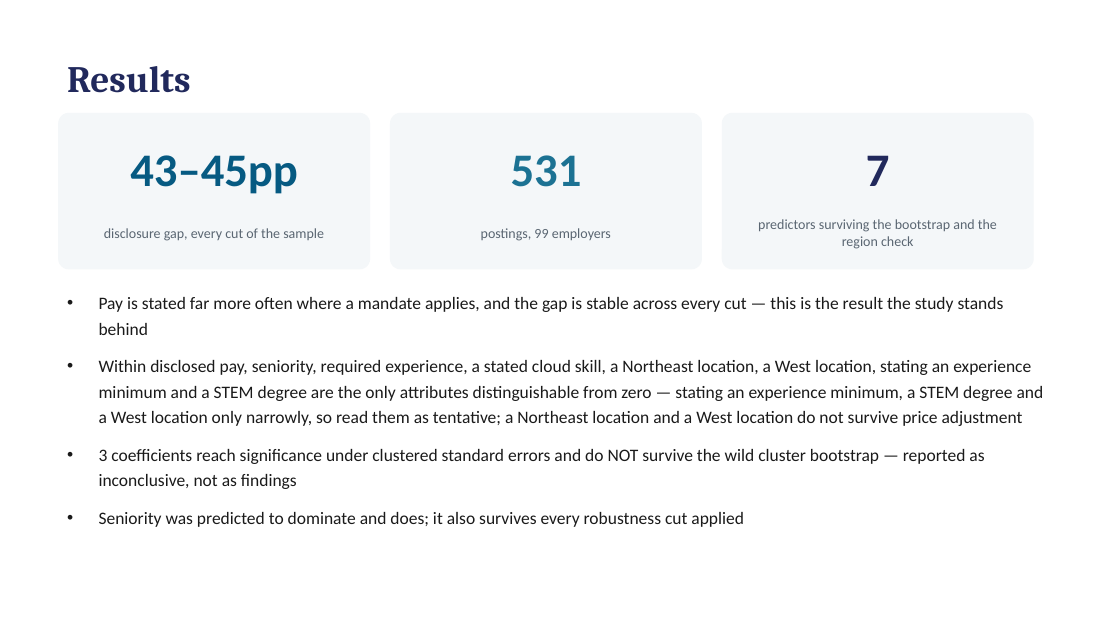
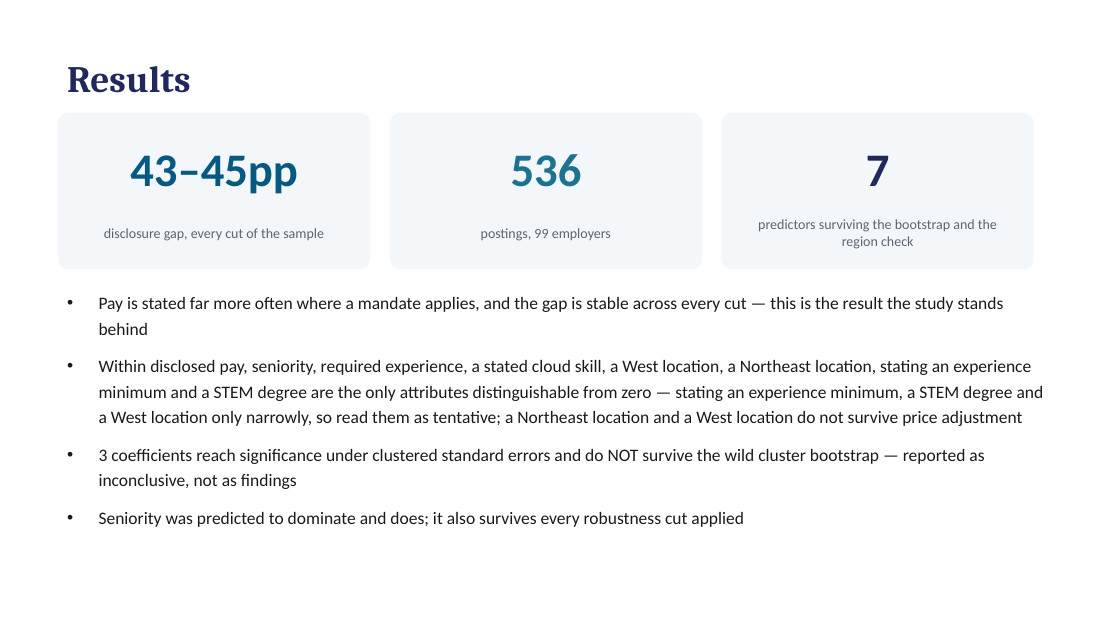
Before and after one commit to hendeal-cyber/Modern-Labor-Market-Data-Submission, a slide deck: slide 6 of paper/presentation.pptx. Drawn at 1120x630 pixels with LibreOffice and Linux fonts; fonts in the diff are those of the drawing. Boxes give left, top, right and bottom in pixels: in the first picture for what was removed or moved away, otherwise in the second. Text is boxed around its words. In the diff, an @@ line names an element or a change of style, - is before the commit and + after.

```diff
--- a/paper/presentation.pptx
+++ b/paper/presentation.pptx
@@ text at bbox=[511, 154, 582, 187]: text changed @@
-531
+536
@@ text at bbox=[99, 360, 1044, 426]: text changed @@
-• Within disclosed pay, seniority, required experience, a stated cloud skill, a Northeast location, a West location, stating an experience minimum and a STEM degree are the only attributes distinguishable from zero — stating an experience minimum, a STEM degree and a West location only narrowly, so read them as tentative; a Northeast location and a West location do not survive price adjustment
+• Within disclosed pay, seniority, required experience, a stated cloud skill, a West location, a Northeast location, stating an experience minimum and a STEM degree are the only attributes distinguishable from zero — stating an experience minimum, a STEM degree and a West location only narrowly, so read them as tentative; a Northeast location and a West location do not survive price adjustment
```
Also in this commit, not shown: 3 other slides changed, 7 other files.
